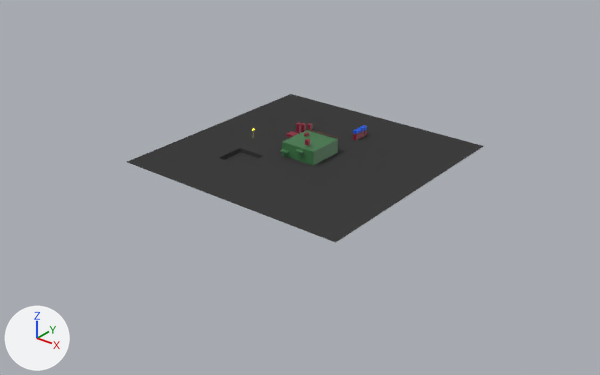
The Blender file models/map.blend, before and after one commit.
The view is the same before and after, from a 50 mm lens placed at (243.0, -311.0, 171.0), pointed at (2.0, -10.0, -16.0). The lights are fixed; the arrows at lower left show +X, +Y and +Z.

In view in the first picture: 'gound-col', 'plane-col'.
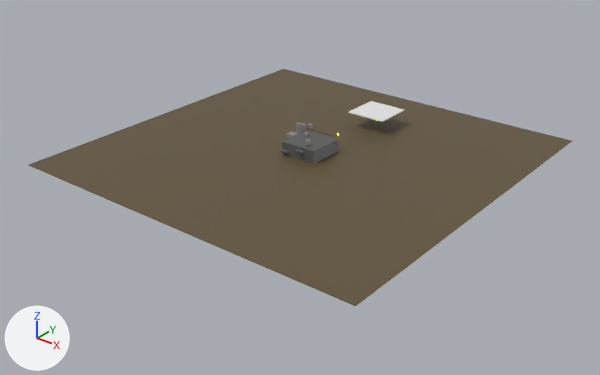
Location of each change, (x1, y1, x2, y2) in pixels of the pictures (600 x 375 px):
'ground-col', added (brown): after (28, 69, 572, 306)
'plane-col', deleted: before (127, 94, 483, 242)
'shade', added: after (348, 101, 404, 122)

What changed in the scene script:
```text
Add mat_material_008:
    mat_material_008 = principled_material('Material.008')
    mat_material_008.base_color = (0.124, 0.0888, 0.0428)  # brown #63543a
Add me_cube_004:
    me_cube_004.from_pydata(...)  # a box spanning x -1.0..1.0, y -1.0..1.0, z -1.0..1.0
Add me_plane_001:
    me_plane_001.from_pydata([(-1.0, -1.0, 0.0), (1.0, -1.0, 0.0), (-1.0, 1.0, 0.0), (1.0, 1.0, 0.0)], [], [(0, 1, 3, 2)])
    me_plane_001.materials.append(mat_material_008)  # brown #63543a
Remove ob_plane_col:
    ob_plane_col = bpy.data.objects.new('plane-col', me_plane)
    ob_plane_col.location = (0.0, 0.0, -0.7)
    ob_plane_col.scale = (65.7, 65.7, 65.7)
Add ob_shade:
    ob_shade = bpy.data.objects.new('shade', me_cube_004)
    ob_shade.location = (6.5, 51.8, 9.0)
    ob_shade.scale = (11.2, 11.2, 0.189)
Add ob_ground_col:
    ob_ground_col = bpy.data.objects.new('ground-col', me_plane_001)
    ob_ground_col.location = (0.0, 0.0, 0.0)
    ob_ground_col.scale = (100.0, 100.0, 100.0)
```
